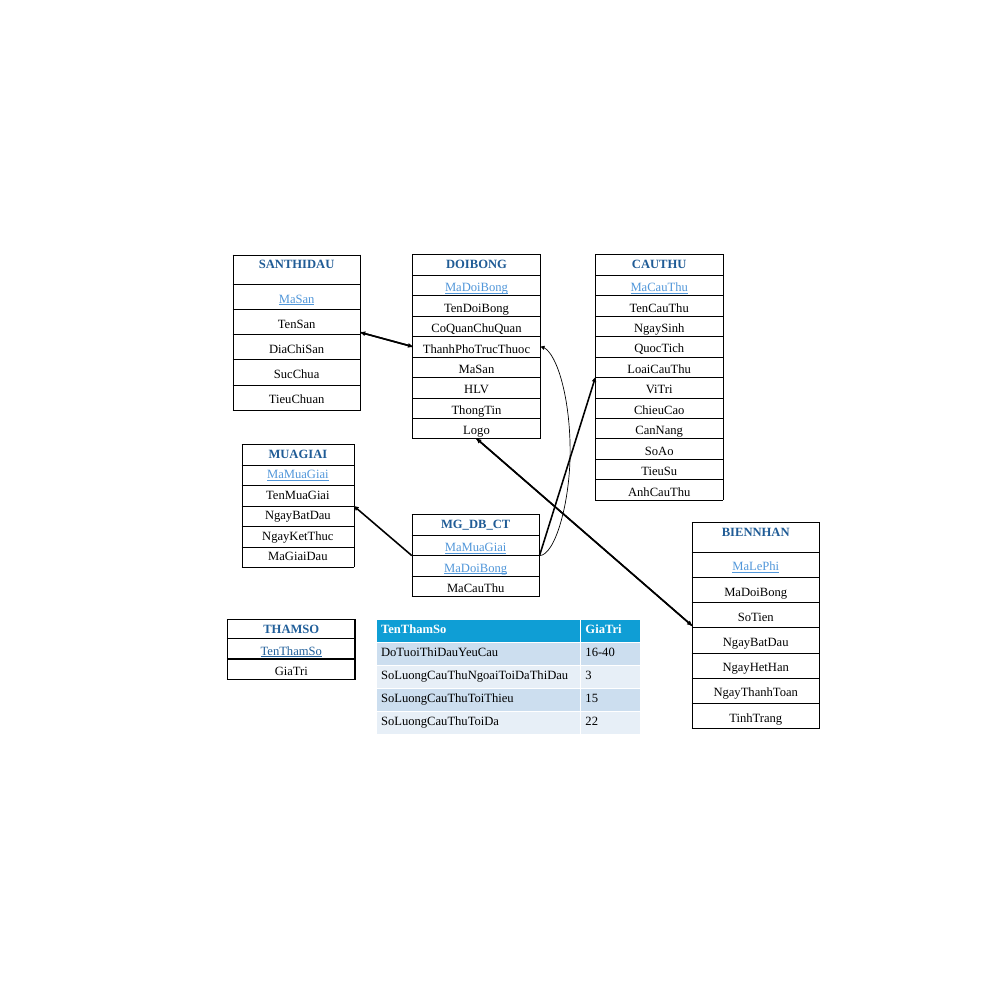
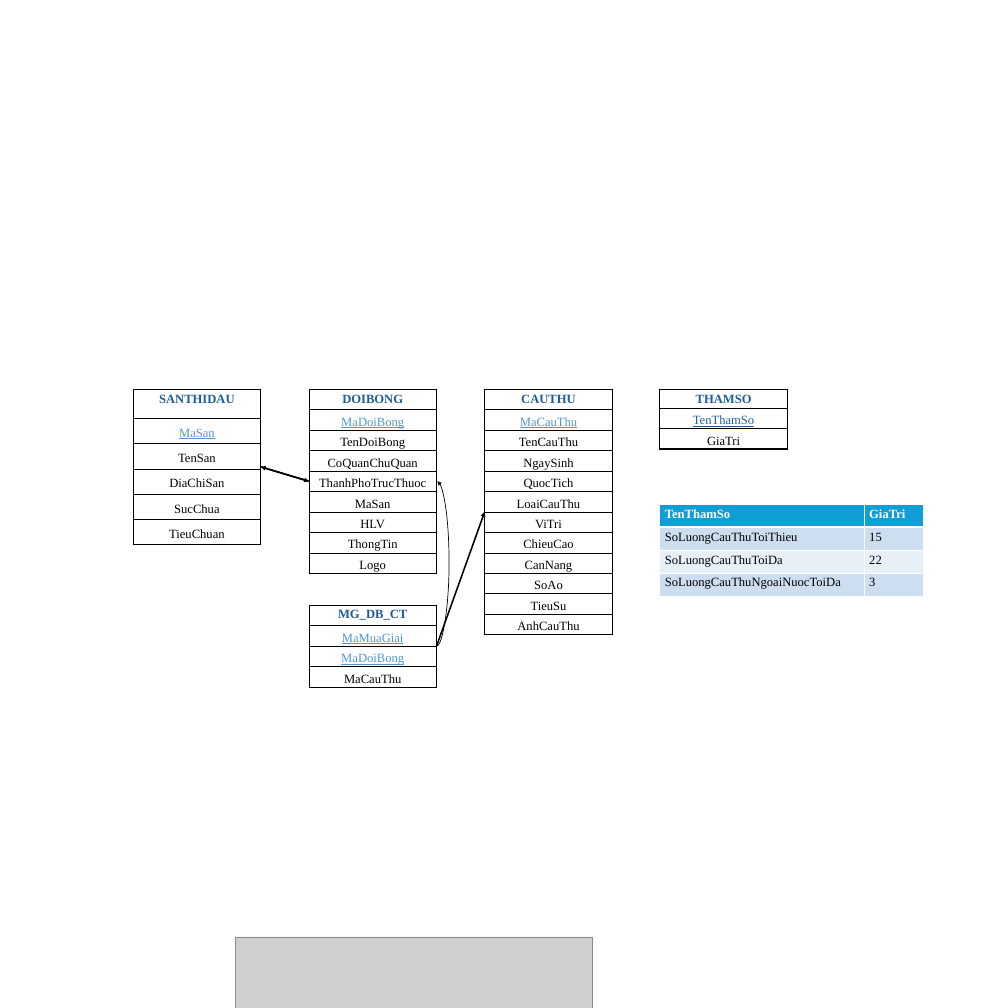
Before and after one commit to leeminsun1205/SE104.P12, a slide deck: slide 8 of Diagrams/DIAGRAM.pptx (slide 9 before the commit). Drawn at 1008x1008 pixels with LibreOffice and Linux fonts; fonts in the diff are those of the drawing; grey boxes stand for pictures. Boxes give left, top, right and bottom in pixels: in the first picture for what was removed or moved away, otherwise in the second. Text is boxed around its words. In the diff, an @@ line names an element or a change of style, - is before the commit and + after.

```diff
--- a/Diagrams/DIAGRAM.pptx
+++ b/Diagrams/DIAGRAM.pptx
@@ table: place and size @@
-table at (233, 255, 360, 410)
+table at (133, 389, 261, 544)
@@ table: place and size @@
-table at (413, 255, 540, 441)
+table at (309, 389, 436, 576)
@@ table: place and size @@
-table at (595, 255, 723, 500)
+table at (485, 389, 612, 635)
@@ arrow removed from (540, 555) to (595, 377) @@
@@ table: place and size @@
-table at (227, 620, 355, 681)
+table at (660, 389, 787, 450)
@@ table removed at (242, 445, 354, 567), 6 rows, 1 columns @@
-MUAGIAI
-MaMuaGiai
-TenMuaGiai
-NgayBatDau
-NgayKetThuc
-MaGiaiDau
@@ arrow removed from (477, 438) to (692, 625) @@
@@ arrow removed from (692, 625) to (477, 438) @@
@@ arrow moved from (413, 347) - (360, 333) to (261, 467) - (309, 481) @@
@@ arrow moved from (360, 333) - (413, 347) to (309, 481) - (261, 467) @@
@@ curved arrow moved from (540, 555) - (540, 347) to (436, 646) - (437, 481) @@
@@ table at (660, 505, 924, 596) @@
-row 2: DoTuoiThiDauYeuCau | 16-40
-row 3: SoLuongCauThuNgoaiToiDaThiDau | 3
+row 4: SoLuongCauThuNgoaiNuocToiDa | 3
@@ table: place and size @@
-table at (376, 619, 640, 734)
+table at (660, 505, 924, 596)
@@ arrow moved from (412, 555) - (354, 506) to (436, 646) - (485, 512) @@
@@ table removed at (692, 523, 820, 729), 8 rows, 1 columns @@
-BIENNHAN
-MaLePhi
-MaDoiBong
-SoTien
-NgayBatDau
-NgayHetHan
-NgayThanhToan
-TinhTrang
@@ table: place and size @@
-table at (412, 515, 539, 596)
+table at (309, 605, 436, 687)
@@ picture added at (235, 937, 592, 1008) @@
```
Also in this commit, not shown: 1 other slide changed, 3 slides added.
